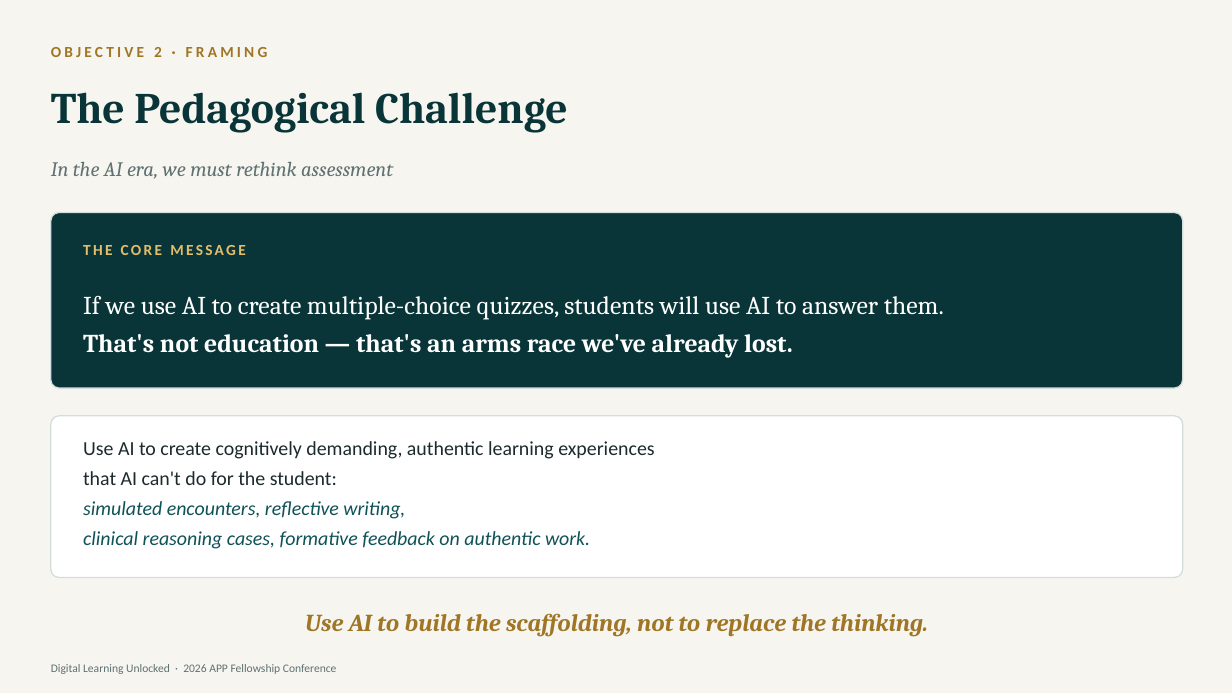
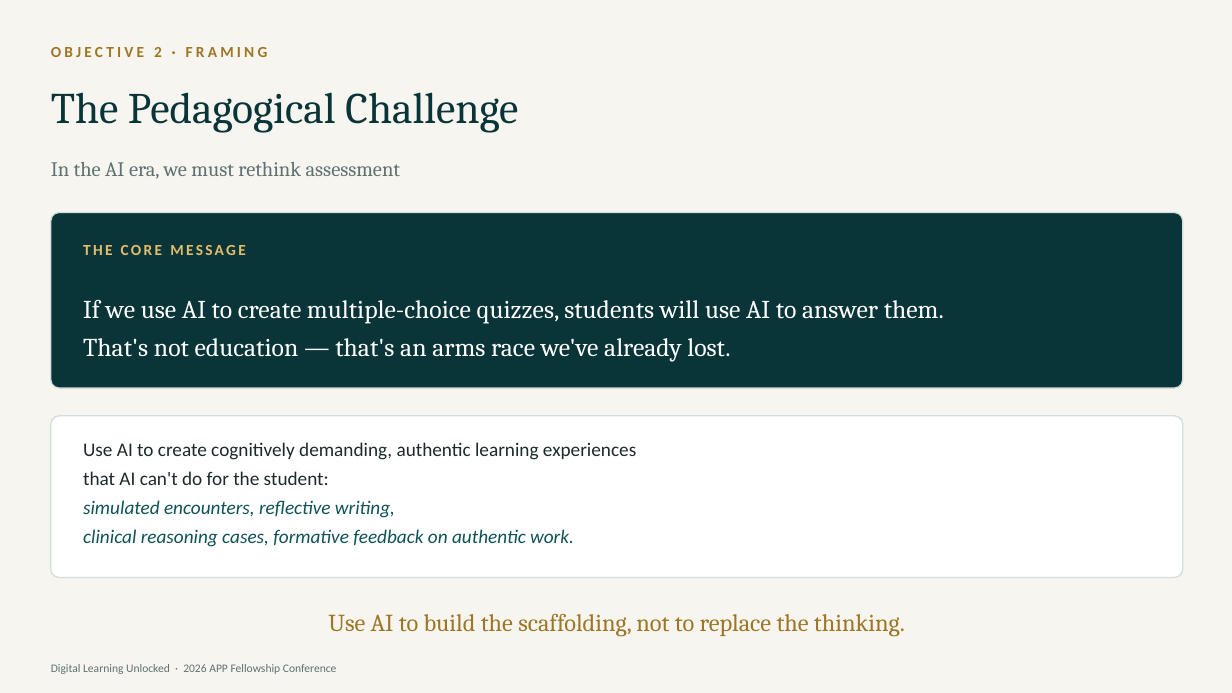
Before and after one commit to diana-brewer/digital-learning-unlocked, a slide deck: slide 9 of Digital Learning Unlocked - Slide Deck.pptx. Drawn at 1232x693 pixels with LibreOffice and Linux fonts; fonts in the diff are those of the drawing. Boxes give left, top, right and bottom in pixels: in the first picture for what was removed or moved away, otherwise in the second. Text is boxed around its words. In the diff, an @@ line names an element or a change of style, - is before the commit and + after.

```diff
--- a/Digital Learning Unlocked - Slide Deck.pptx
+++ b/Digital Learning Unlocked - Slide Deck.pptx
@@ text "The Pedagogical Challenge" at (51,92,518,133): bold off @@
@@ text "In the AI era, we ..." at (51,162,400,179): italic off @@
@@ text at (83,300,944,362): text changed @@
-If we use AI to create multiple-choice quizzes, students will use AI to answer them.
-That's not education — that's an arms race we've already lost.
+If we use AI to create multiple-choice quizzes, students will use AI to answer them.
+That's not education — that's an arms race we've already lost.
@@ text "Use AI to create cognitively ..." at (83,442,636,547): size 15.5 to 15 pt @@
@@ text "Use AI to build the ...": place and size @@
-text "Use AI to build the ..." at (305,613,928,637)
+text "Use AI to build the ..." at (328,613,905,636)
@@ text "Use AI to build the ..." at (328,613,905,636): bold off, italic off @@
```
Also in this commit, not shown: 28 other slides changed, 2 other files.
